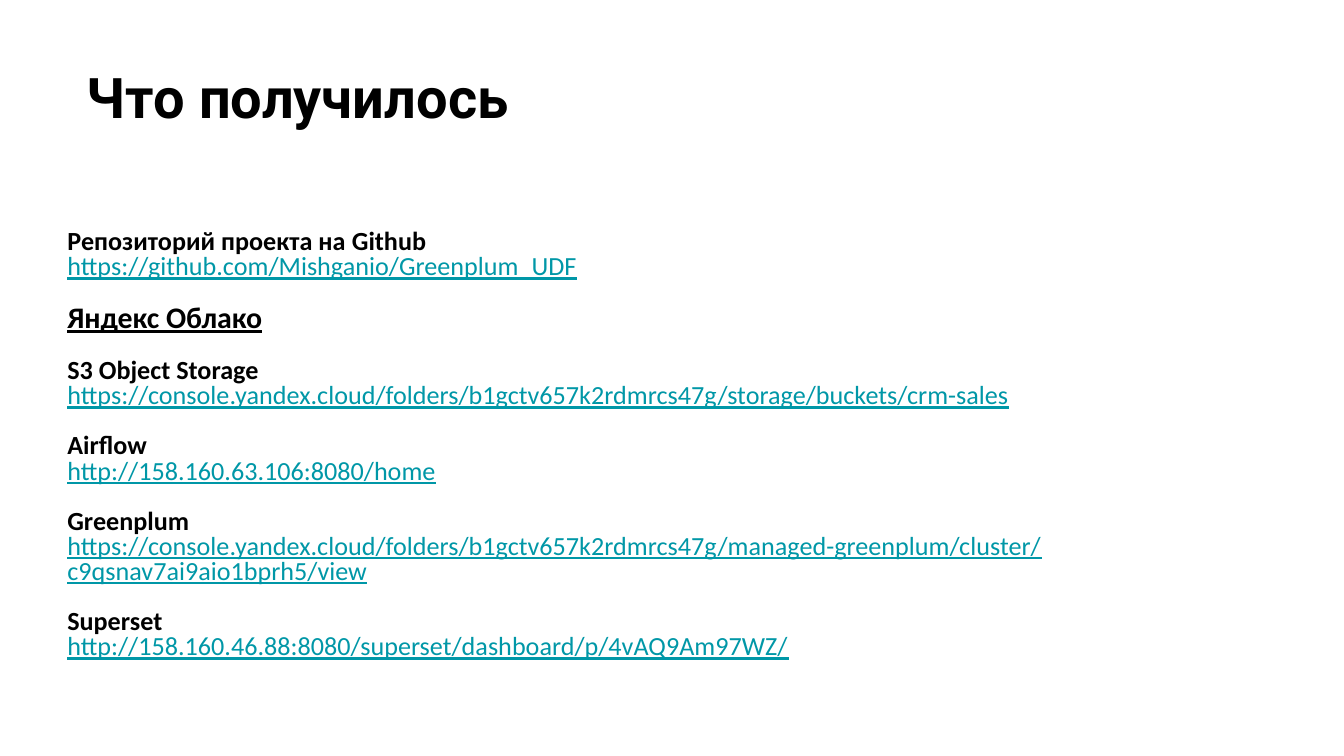
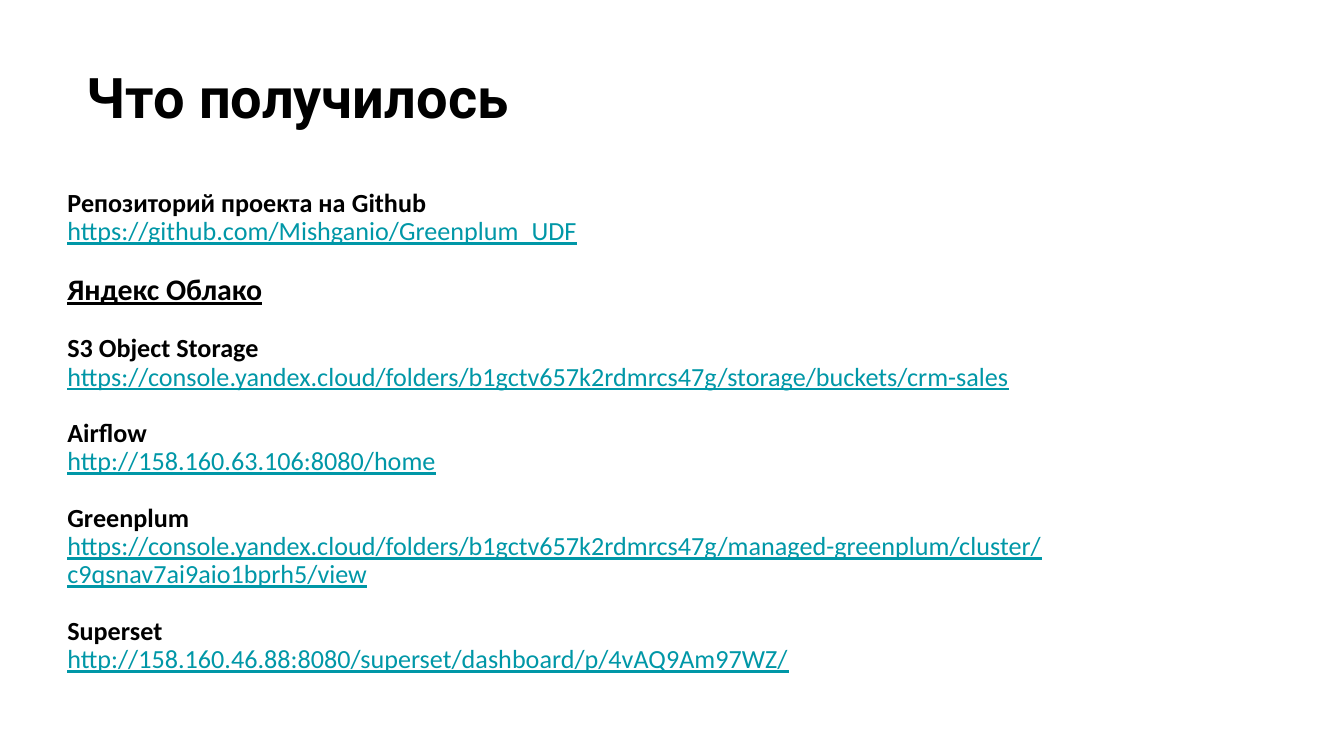
Before and after one commit to Mishganio/Greenplum_UDF, a slide deck: slide 6 of Slurm.pptx. Drawn at 1344x756 pixels with LibreOffice and Linux fonts; fonts in the diff are those of the drawing. Boxes give left, top, right and bottom in pixels: in the first picture for what was removed or moved away, otherwise in the second. Text is boxed around its words. In the diff, an @@ line names an element or a change of style, - is before the commit and + after.

Commit message:
New version

```diff
--- a/Slurm.pptx
+++ b/Slurm.pptx
@@ text "Репозиторий проекта на Github" moved from (x1=67, y1=231, x2=1040, y2=660) to (x1=67, y1=193, x2=1040, y2=673) @@
@@ text "Репозиторий проекта на Github" at (x1=67, y1=193, x2=1040, y2=673): line spacing 0.8 to 0.9 @@
```
